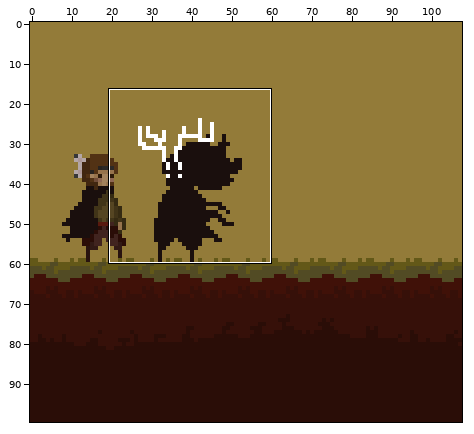
Edited in one commit: pixel-art file (img_01/animations/MC/OC_animations.aseprite). Above, an overview of the earlier version with the close-up marked.
Close-up. Old version:
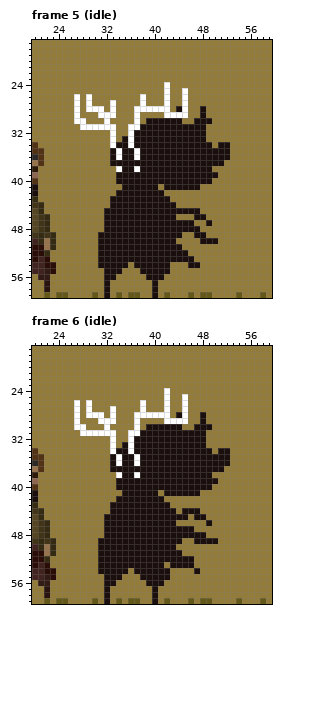
108x100 pixels, 26 frames. Colours within 5 levels of each other are drawn and written as one. Shown: frame 5 (idle): x 20..59, y 17..59; frame 6 (idle): x 20..59, y 17..59. The commit also changed other frames or places, which this record leaves out.
After the commit:
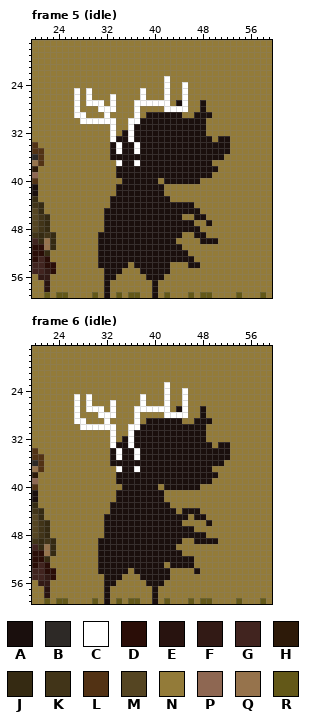
Palette (. is transparent): A #1a0f0d  B #2d2926  C #ffffff  D #2a0d07  E #28130f  F #321a15  G #41241f  H #2d1a09  J #352a12  K #413418  L #523214  M #554522  N #937b39  P #8e6752  Q #96734c  R #635818
Difference:
Changed rows in their new state; - is an unchanged pixel.
Frame 5 (idle), layer "Layer 3":
first column x 27:
23 ---------------C----------
24 ------------------C-------
25 C-C--------C--------------
26 ------C-------------------
27 ---CC-----C-CCC--A---A----
28 --NN-C-----NNNN-CC--------
29 -C--N-N-----AAAAAAN-A-A---
30 N-CCC-C--C-A------AA--N---
31 -NNNNN----A---------------
32 --------A-----------------
33 -------A--------------A-AA
34 ------AC-AC------------A--
36 -------A--A--------------N
37 ------NC--C------------NN-
38 -------A--A------------A--
39 -----------------------N--
40 -------N------N------NN---
41 -------A------ANNNNNN-----
44 -----------------AAA------
46 -----------------A--------
Frame 6 (idle), layer "Layer 3":
first column x 27:
23 ---------------C----------
24 ------------------C-------
25 C-C--------C--------------
26 ------C-------------------
27 ---CC-----C-CCC--A---A----
28 --NN-C-----NNNN-CC--------
29 -C--N-N-----AAAAAAN-A-A---
30 N-CCC-C--C-A------AA--N---
31 -NNNNN----A---------------
32 --------A-----------------
33 -------A--------------A-AA
34 ------AC-AC------------A--
36 -------A--A--------------N
37 ------NC--C------------NN-
38 -------A--A------------A--
39 -----------------------N--
40 -------N------N------NN---
41 -------A------ANNNNNN-----
first column x 44:
46 A
Changed places in both close-ups, as pixel boxes (x1, y1, x2, y2):
changed: (74, 76, 230, 220)
changed: (74, 382, 230, 526)
